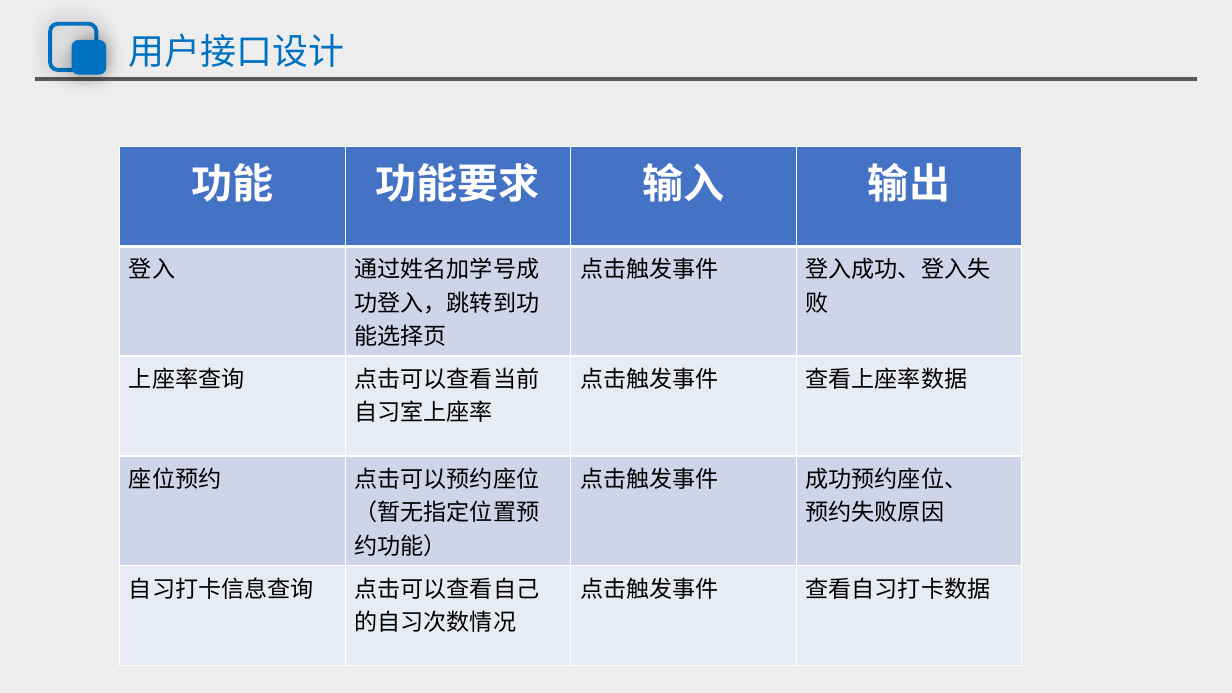
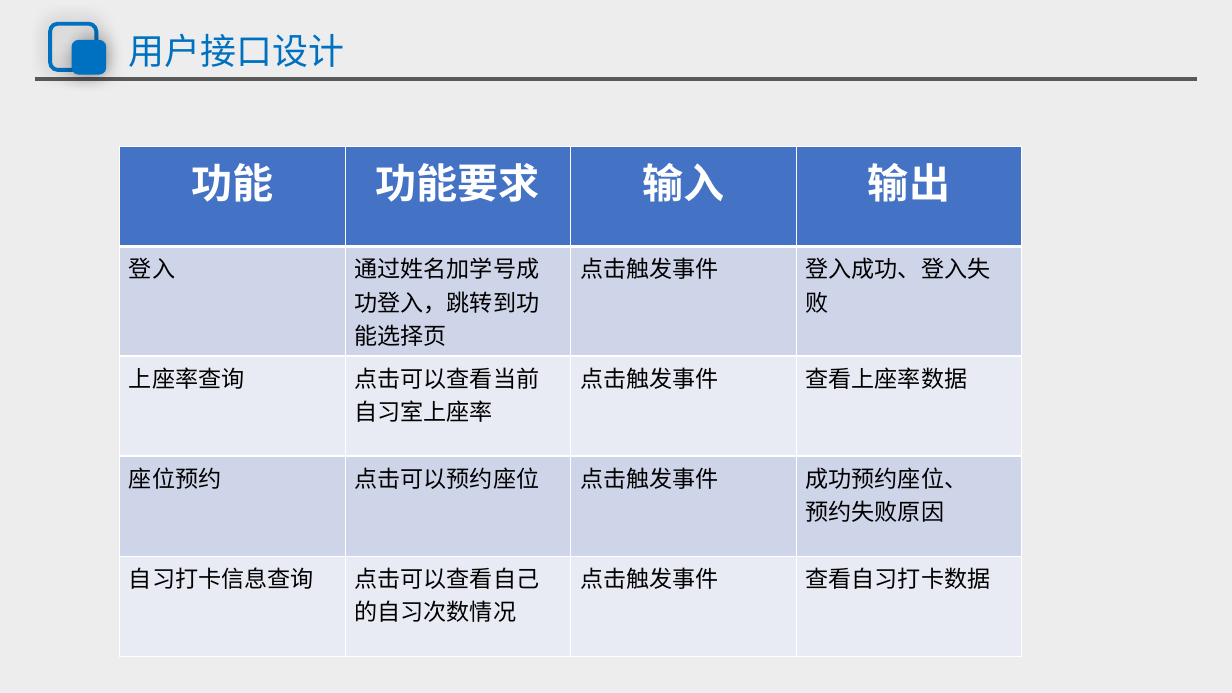
Before and after one commit to group21-sudo/practice_project, a slide deck: slide 6 of 座位检测预约系统_系统设计和数据库设计答辩.pptx. Drawn at 1232x693 pixels with LibreOffice and Linux fonts; fonts in the diff are those of the drawing. Boxes give left, top, right and bottom in pixels: in the first picture for what was removed or moved away, otherwise in the second. Text is boxed around its words. In the diff, an @@ line names an element or a change of style, - is before the commit and + after.

```diff
--- a/座位检测预约系统_系统设计和数据库设计答辩.pptx
+++ b/座位检测预约系统_系统设计和数据库设计答辩.pptx
@@ table at (x1=120, y1=146, x2=1022, y2=647) @@
-row 4, column 2: 点击可以预约座位（暂无指定位置预约功能）
+row 4, column 2: 点击可以预约座位
```
Also in this commit, not shown: 9 other slides changed, 14 slides added, 8 slides removed, 1 other file.
